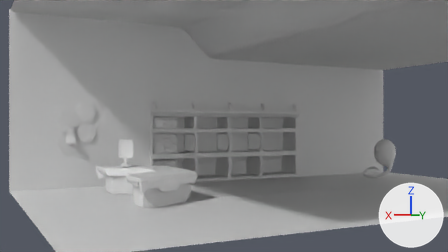
One commit to the Blender file scenes/codename.blend: the scene before it, then after it.
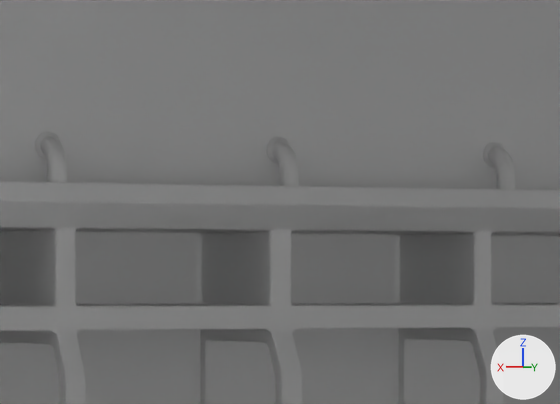
Old and new are each drawn from the file's camera 'Camera' and again close up on the part from 41% to 61% of the width and 32% to 57% of the height. The axes (+X, +Y, +Z) are drawn at lower right. The lights are the same throughout.

Objects in the first close-up: 'pipe_circles', 'pipes', 'shelf', 'wall-back'.
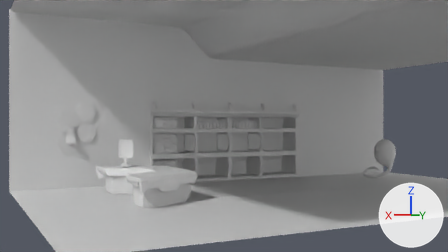
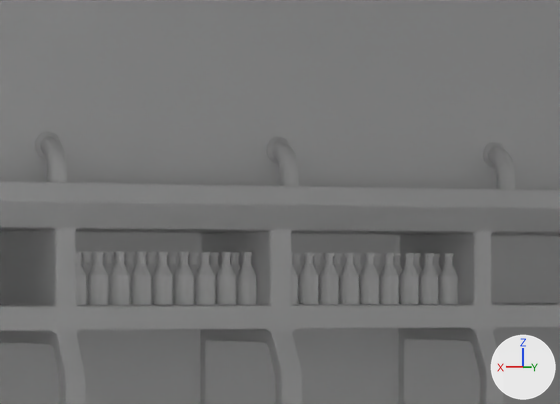
The change, as a list of edits to the scene's bpy script:
```text
Add me_cylinder_002:
    me_cylinder_002.from_pydata(...)  # 256 vertices, 242 faces; spans x -0.07..0.07, y -0.07..0.07, z -0.15..0.234
    me_cylinder_002.polygons.foreach_set('use_smooth', [True] * 242)
Add ob_bottles_water_001:
    ob_bottles_water_001 = bpy.data.objects.new('bottles_water.001', me_cylinder_002)
    ob_bottles_water_001.location = (-0.232, -6.012, 3.304)
    ob_bottles_water_001.scale = (1.32, 1.32, 1.32)
    _m = ob_bottles_water_001.modifiers.new('Array', 'ARRAY')
    _m.use_constant_offset = True
    _m.constant_offset_displace = (0.0, -0.2, 0.0)
    _m.use_relative_offset = False
    _m = ob_bottles_water_001.modifiers.new('Array.001', 'ARRAY')
    _m.count = 9
    _m.relative_offset_displace = (-1.2, 0.0, 0.0)
Add ob_bottles_water:
    ob_bottles_water = bpy.data.objects.new('bottles_water', me_cylinder_002)
    ob_bottles_water.location = (1.986, -6.012, 3.304)
    ob_bottles_water.scale = (1.32, 1.32, 1.32)
    _m = ob_bottles_water.modifiers.new('Array', 'ARRAY')
    _m.use_constant_offset = True
    _m.constant_offset_displace = (0.0, -0.2, 0.0)
    _m.use_relative_offset = False
    _m = ob_bottles_water.modifiers.new('Array.001', 'ARRAY')
    _m.count = 9
    _m.relative_offset_displace = (-1.2, 0.0, 0.0)
```

Changed parts and their boxes (x1, y1, x2, y2) in the close-ups (560 x 404 px):
'bottles_water', added
    after: (75, 251, 256, 305)
'bottles_water.001', added
    after: (291, 252, 458, 305)
